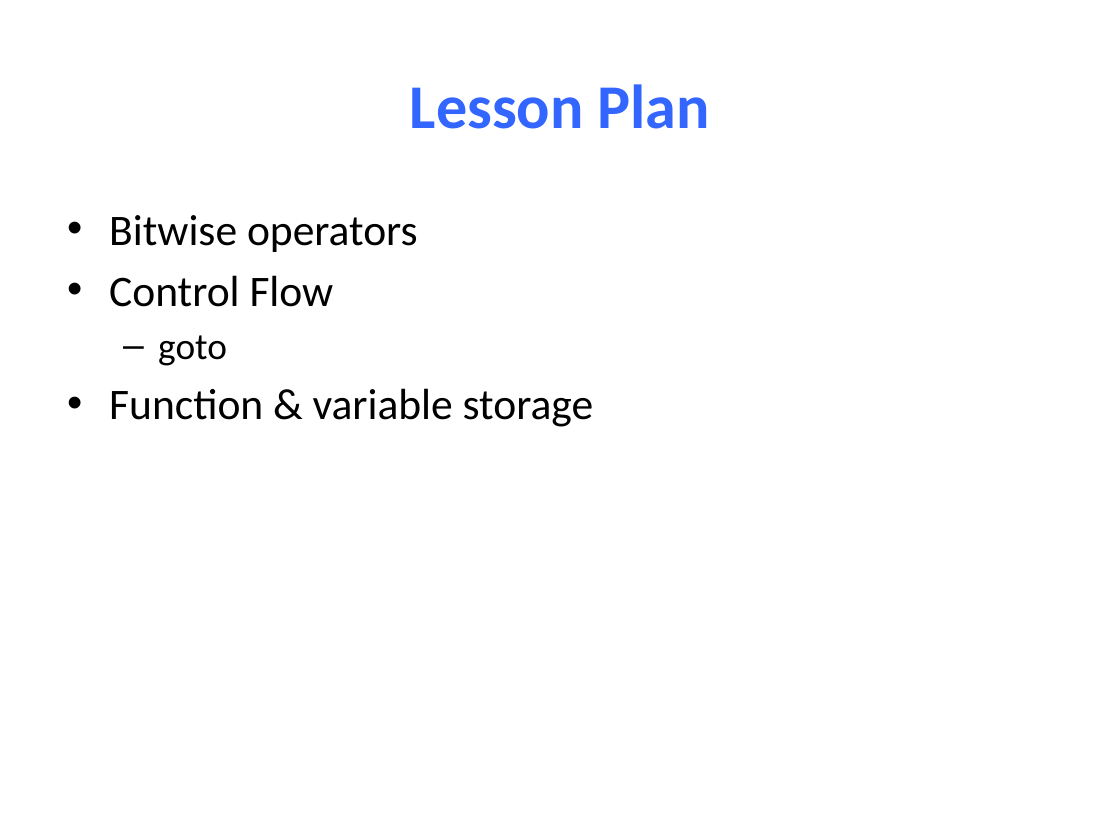
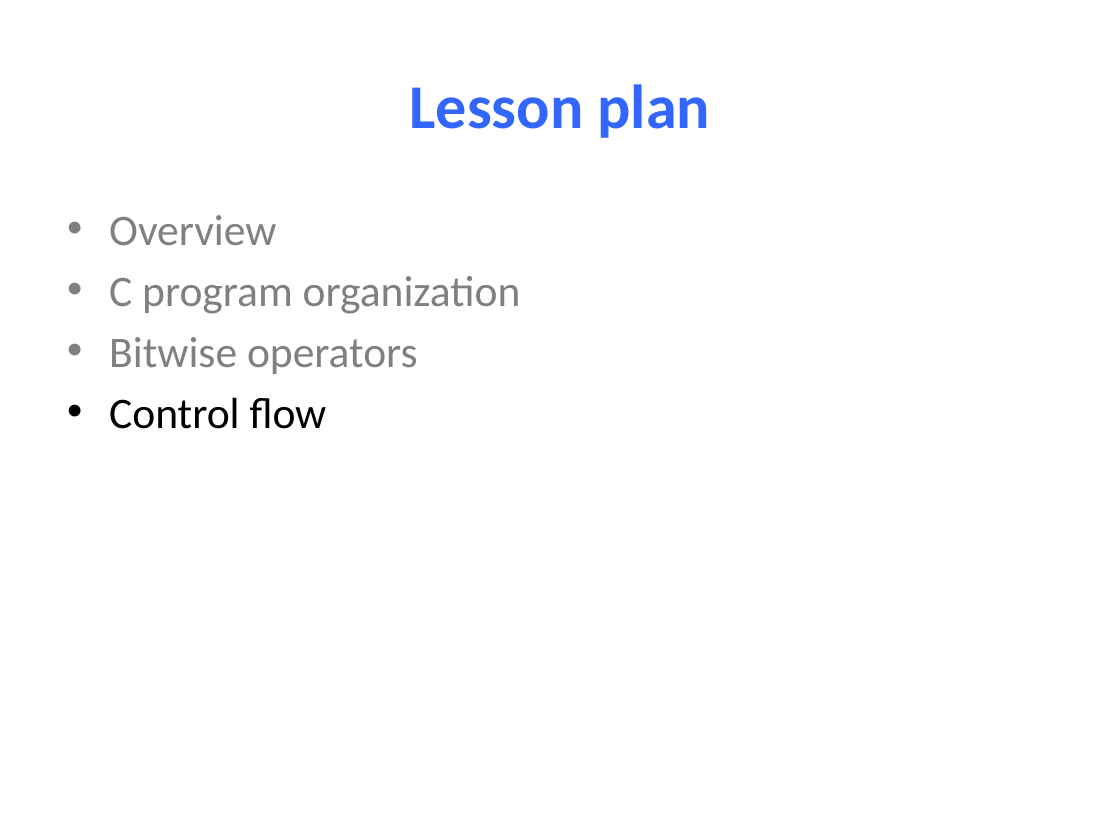
Before and after one commit to NYU-CSO/nyu-cso.github.io, a slide deck: slide 29 of notes/04-C_Basics.pptx (slide 14 before the commit). Drawn at 1120x840 pixels with LibreOffice and Linux fonts; fonts in the diff are those of the drawing. Boxes give left, top, right and bottom in pixels: in the first picture for what was removed or moved away, otherwise in the second. Text is boxed around its words. In the diff, an @@ line names an element or a change of style, - is before the commit and + after.

```diff
--- a/notes/04-C_Basics.pptx
+++ b/notes/04-C_Basics.pptx
@@ title at <box>410,84,710,138</box>: text changed @@
-Lesson Plan
+Lesson plan
@@ text at <box>109,215,521,314</box>: paragraphs added @@
+• Overview
+• C program organization
@@ text at <box>109,337,418,374</box>: text colour #000000 to #808080 in "Bitwise operators" @@
@@ text at <box>109,397,327,429</box>: text changed @@
-• Control Flow
-  – goto
-• Function & variable storage
+• Control flow
```
Also in this commit, not shown: 16 other slides changed, 1 slide added, 8 slides removed, 1 other file.
